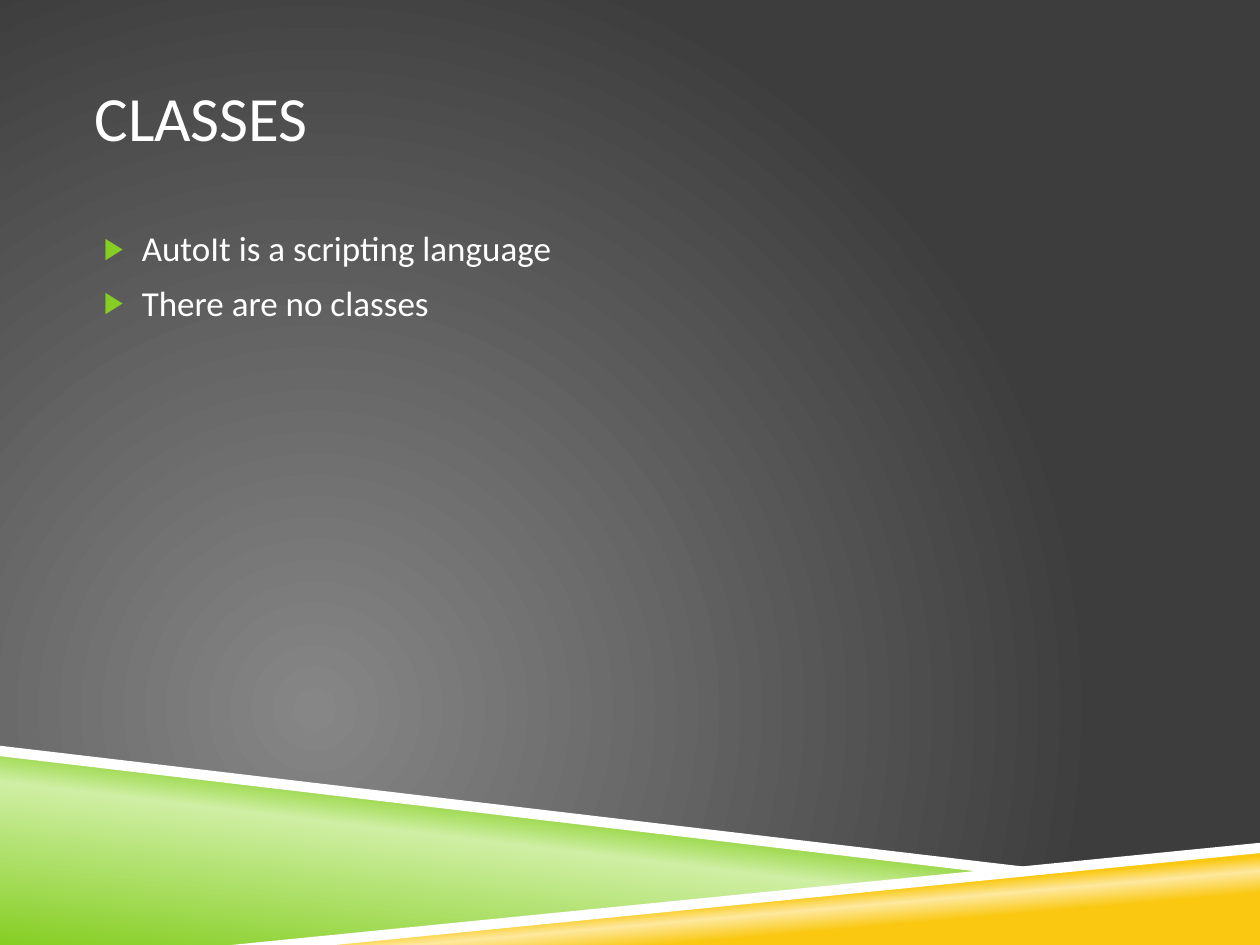
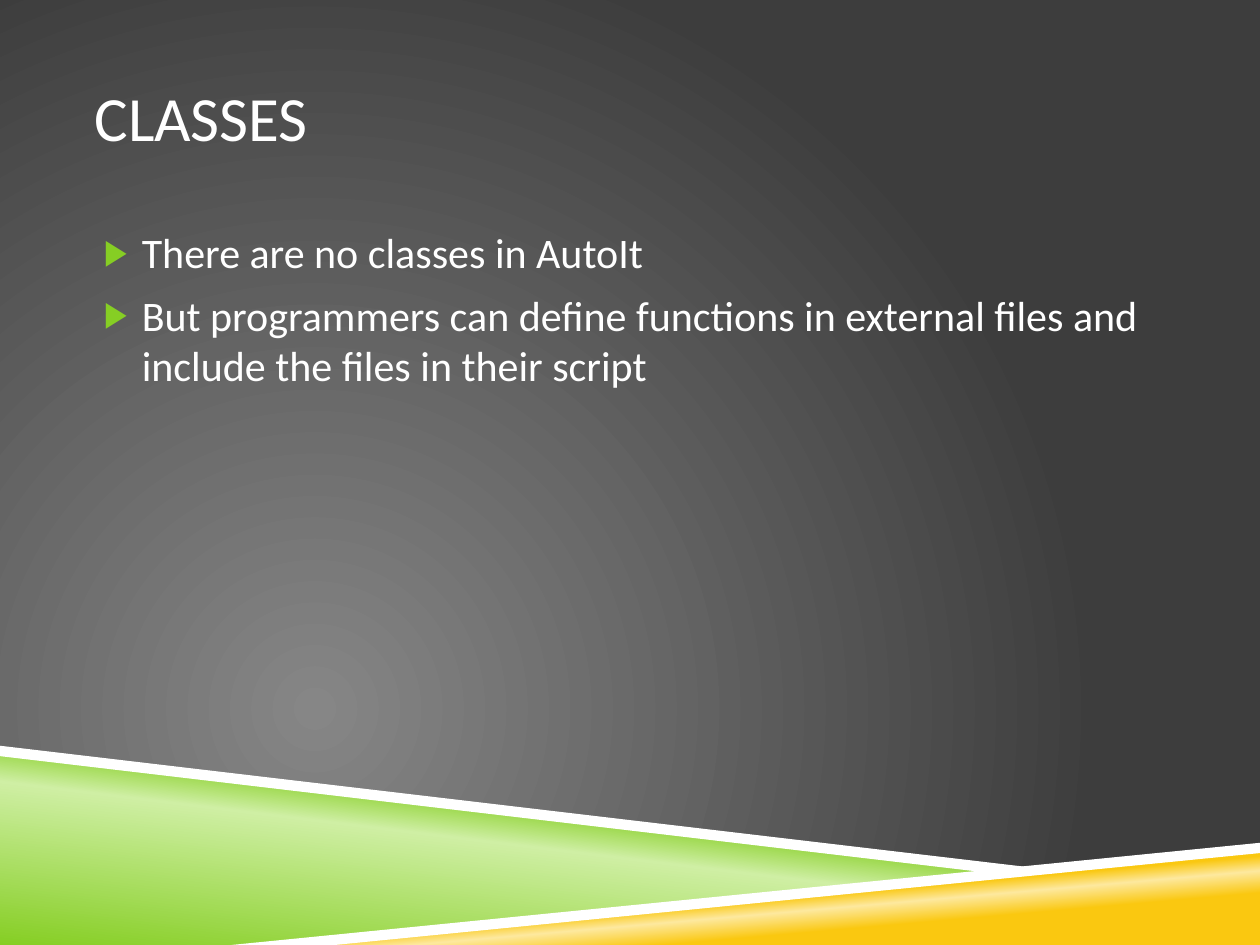
Before and after one commit to krobison/csci400_project, a slide deck: slide 10 of LanguageExplore.pptx (slide 7 before the commit). Drawn at 1260x945 pixels with LibreOffice and Linux fonts; fonts in the diff are those of the drawing; background and template pictures are left out. Boxes give left, top, right and bottom in pixels: in the first picture for what was removed or moved away, otherwise in the second. Text is boxed around its words. In the diff, an @@ line names an element or a change of style, - is before the commit and + after.

Commit message:
updated presentation

```diff
--- a/LanguageExplore.pptx
+++ b/LanguageExplore.pptx
@@ text at box(142, 239, 1137, 388): text changed; size 20 to 24 pt @@
-▶ AutoIt is a scripting language
-▶ There are no classes
+▶ There are no classes in AutoIt
+▶ But programmers can define functions in external files and include the files in their script
```
Also in this commit, not shown: 3 other slides changed, 5 slides added.
